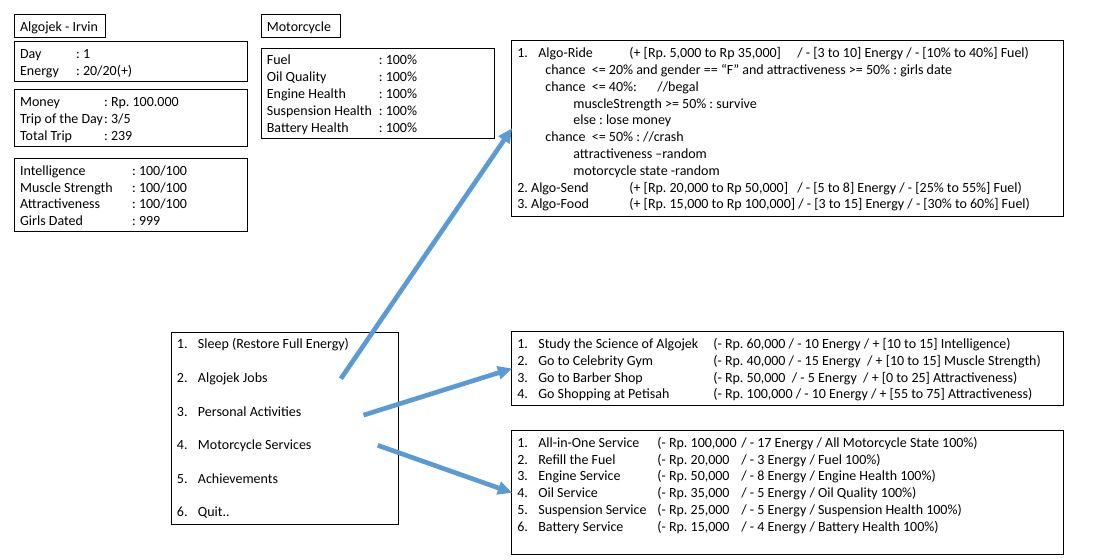
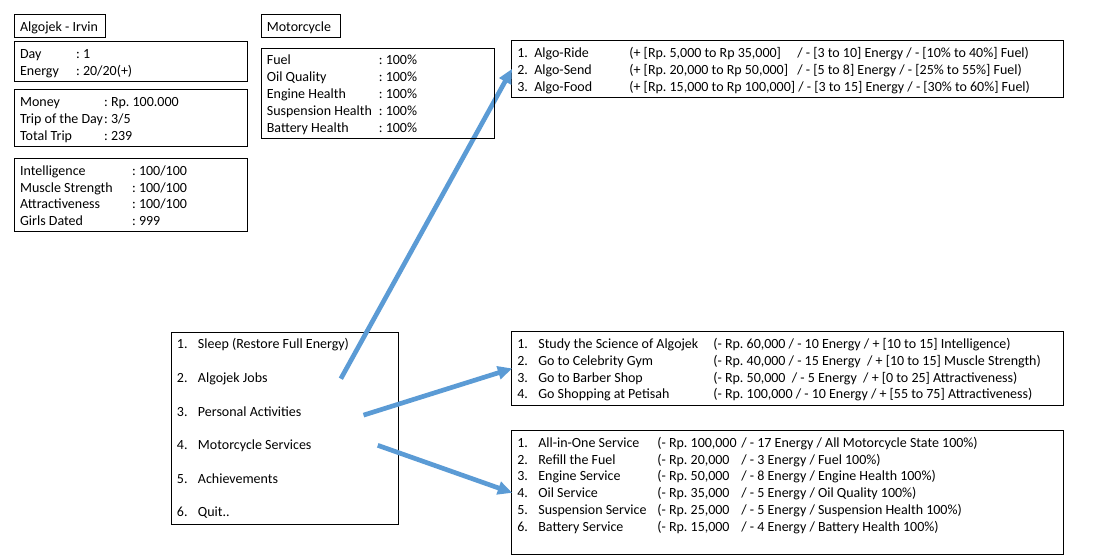
Before and after one commit to delanobgt/java-algojek, a slide deck: slide 1 of [Blueprint]/Game Blueprint.pptx. Drawn at 1120x560 pixels with LibreOffice and Linux fonts; fonts in the diff are those of the drawing. Boxes give left, top, right and bottom in pixels: in the first picture for what was removed or moved away, otherwise in the second. Text is boxed around its words. In the diff, an @@ line names an element or a change of style, - is before the commit and + after.

```diff
--- a/[Blueprint]/Game Blueprint.pptx
+++ b/[Blueprint]/Game Blueprint.pptx
@@ rectangle "1. Algo-Ride (+ [Rp. 5,000 ...": place and size @@
-rectangle "1. Algo-Ride (+ [Rp. 5,000 ..." at (512,41,1064,216)
+rectangle "1. Algo-Ride (+ [Rp. 5,000 ..." at (512,41,1064,97)
@@ text in rectangle at (517,47,1029,60): text changed @@
-1. Algo-Ride (+ [Rp. 5,000 to Rp 35,000] / - [3 to 10] Energy / - [10% to 40%] Fuel)
-chance <= 20% and gender == “F” and attractiveness >= 50% : girls date
-chance <= 40%: //begal
-muscleStrength >= 50% : survive
-else : lose money
-chance <= 50% : //crash
-attractiveness –random
-motorcycle state -random
+1. Algo-Ride (+ [Rp. 5,000 to Rp 35,000] / - [3 to 10] Energy / - [10% to 40%] Fuel)
@@ arrow moved from (341, 379) - (512, 129) to (341, 379) - (512, 69) @@
```
Also in this commit, not shown: 38 other files.
